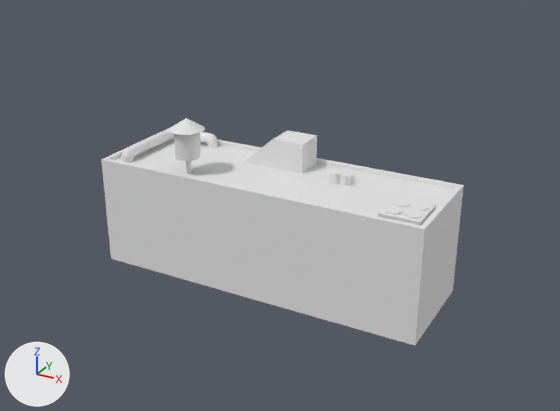
An edit to the Blender file Assets/_Data/_MAP/Locations/Ectorris/Models/Example 1.blend, drawn before and after from the same camera.
The view is the same before and after, from a camera (50 mm lens) standing at (62.7, -112.0, 60.4) and looking at (2.4, -2.5, 5.6). Lighting does not change. The marker at lower left points along +X, +Y and +Z. The first picture is the older version.
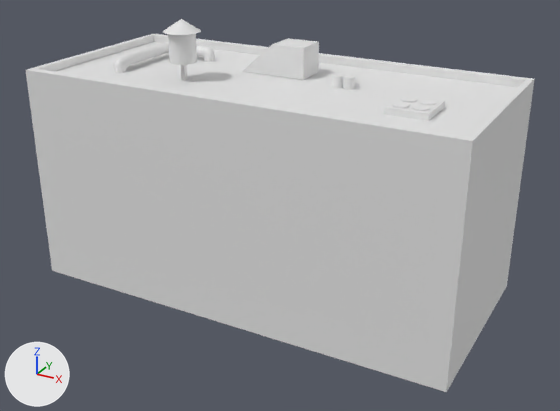
Boxes (x1, y1, x2, y2) around the edits, measured in the pictures (560 x 411 px):
'Cube', moved, rescaled (40% wider, 72% taller): before (101, 138, 464, 346); after (26, 33, 534, 392)
'Cube.001', moved: before (245, 130, 317, 173); after (242, 38, 319, 80)
'Cylinder.005', moved: before (122, 128, 218, 163); after (114, 42, 215, 73)
'Cylinder', moved: before (174, 133, 201, 161); after (168, 34, 197, 65)
'Cube.003', moved: before (378, 197, 436, 226); after (384, 95, 445, 121)
'Cone', moved: before (169, 118, 205, 135); after (163, 19, 201, 35)
'Cylinder.007', moved: before (339, 172, 351, 186); after (343, 75, 355, 90)
'Cylinder.008', moved: before (329, 170, 341, 184); after (332, 74, 344, 88)
'Cylinder.002', moved: before (405, 210, 422, 219); after (413, 105, 431, 111)
'Cylinder.001', moved: before (386, 207, 402, 215); after (392, 102, 410, 108)
'Cylinder.003', moved: before (412, 203, 429, 211); after (420, 99, 437, 105)
'Cylinder.004', moved: before (393, 199, 410, 207); after (400, 96, 417, 103)
'Cube.002', moved: before (186, 161, 192, 174); after (181, 65, 187, 81)
'Cylinder.006', moved: before (338, 168, 350, 172); after (341, 72, 354, 75)

Patch to the scene script:
```diff
--- a/Assets/_Data/_MAP/Locations/Ectorris/Models/Example 1.blend.py
+++ b/Assets/_Data/_MAP/Locations/Ectorris/Models/Example 1.blend.py
@@ ob_cube @@
 ob_cube = bpy.data.objects.new('Cube', me_cube)
-ob_cube.location = (0.0, 0.0, 0.0)
+ob_cube.location = (0.0, 0.0, 8.0)
+ob_cube.scale = (1.25, 1.81, 1.9)
@@ ob_cylinder @@
 ob_cylinder = bpy.data.objects.new('Cylinder', me_cylinder)
-ob_cylinder.location = (-14.1, -6.2, 15.6)
+ob_cylinder.location = (-14.1, -6.2, 32.6)
 ob_cylinder.scale = (2.28, 2.28, 2.64)
@@ ob_cone @@
 ob_cone = bpy.data.objects.new('Cone', me_cone)
-ob_cone.location = (-14.1, -6.2, 19.1)
+ob_cone.location = (-14.1, -6.2, 36.1)
 ob_cone.scale = (3.15, 3.15, 1.02)
@@ ob_cube_001 @@
 ob_cube_001 = bpy.data.objects.new('Cube.001', me_cube_001)
-ob_cube_001.location = (0.7, 6.2, 12.6)
+ob_cube_001.location = (0.7, 6.2, 29.6)
 ob_cube_001.scale = (3.04, 2.91, 2.72)
@@ ob_cube_002 @@
 ob_cube_002 = bpy.data.objects.new('Cube.002', me_cube_002)
-ob_cube_002.location = (-14.1, -6.2, 11.4)
+ob_cube_002.location = (-14.1, -6.2, 28.4)
 ob_cube_002.scale = (0.388, 0.32, 1.67)
@@ ob_cube_003 @@
 ob_cube_003 = bpy.data.objects.new('Cube.003', me_cube_003)
-ob_cube_003.location = (26.4, -4.7, 9.9)
+ob_cube_003.location = (26.4, -4.7, 26.9)
 ob_cube_003.scale = (3.41, 3.67, 1.0)
@@ ob_cylinder_001 @@
 ob_cylinder_001 = bpy.data.objects.new('Cylinder.001', me_cylinder_001)
-ob_cylinder_001.location = (24.9, -6.5, 9.8)
+ob_cylinder_001.location = (24.9, -6.5, 26.8)
 ob_cylinder_001.scale = (1.29, 1.29, 1.29)
@@ ob_cylinder_002 @@
 ob_cylinder_002 = bpy.data.objects.new('Cylinder.002', me_cylinder_002)
-ob_cylinder_002.location = (28.0, -6.4, 9.8)
+ob_cylinder_002.location = (28.0, -6.4, 26.8)
 ob_cylinder_002.scale = (1.29, 1.29, 1.29)
@@ ob_cylinder_003 @@
 ob_cylinder_003 = bpy.data.objects.new('Cylinder.003', me_cylinder_003)
-ob_cylinder_003.location = (28.0, -3.1, 9.8)
+ob_cylinder_003.location = (28.0, -3.1, 26.8)
 ob_cylinder_003.scale = (1.29, 1.29, 1.29)
@@ ob_cylinder_004 @@
 ob_cylinder_004 = bpy.data.objects.new('Cylinder.004', me_cylinder_004)
-ob_cylinder_004.location = (24.9, -3.2, 9.8)
+ob_cylinder_004.location = (24.9, -3.2, 26.8)
 ob_cylinder_004.scale = (1.29, 1.29, 1.29)
@@ ob_cylinder_005 @@
 ob_cylinder_005 = bpy.data.objects.new('Cylinder.005', me_cylinder_005)
-ob_cylinder_005.location = (-27.6, 0.9, 11.5)
+ob_cylinder_005.location = (-27.6, 0.9, 28.5)
 ob_cylinder_005.rotation_euler = (1.571, 0.0, 0.0)  # degrees (90, 0, 0)
@@ ob_cylinder_006 @@
 ob_cylinder_006 = bpy.data.objects.new('Cylinder.006', me_cylinder_006)
-ob_cylinder_006.location = (11.6, 4.0, 10.8)
+ob_cylinder_006.location = (11.6, 4.0, 27.8)
@@ ob_cylinder_007 @@
 ob_cylinder_007 = bpy.data.objects.new('Cylinder.007', me_cylinder_007)
-ob_cylinder_007.location = (12.6, 2.4, 10.8)
+ob_cylinder_007.location = (12.6, 2.4, 27.8)
@@ ob_cylinder_008 @@
 ob_cylinder_008 = bpy.data.objects.new('Cylinder.008', me_cylinder_008)
-ob_cylinder_008.location = (10.7, 2.3, 10.8)
+ob_cylinder_008.location = (10.7, 2.3, 27.8)
```
